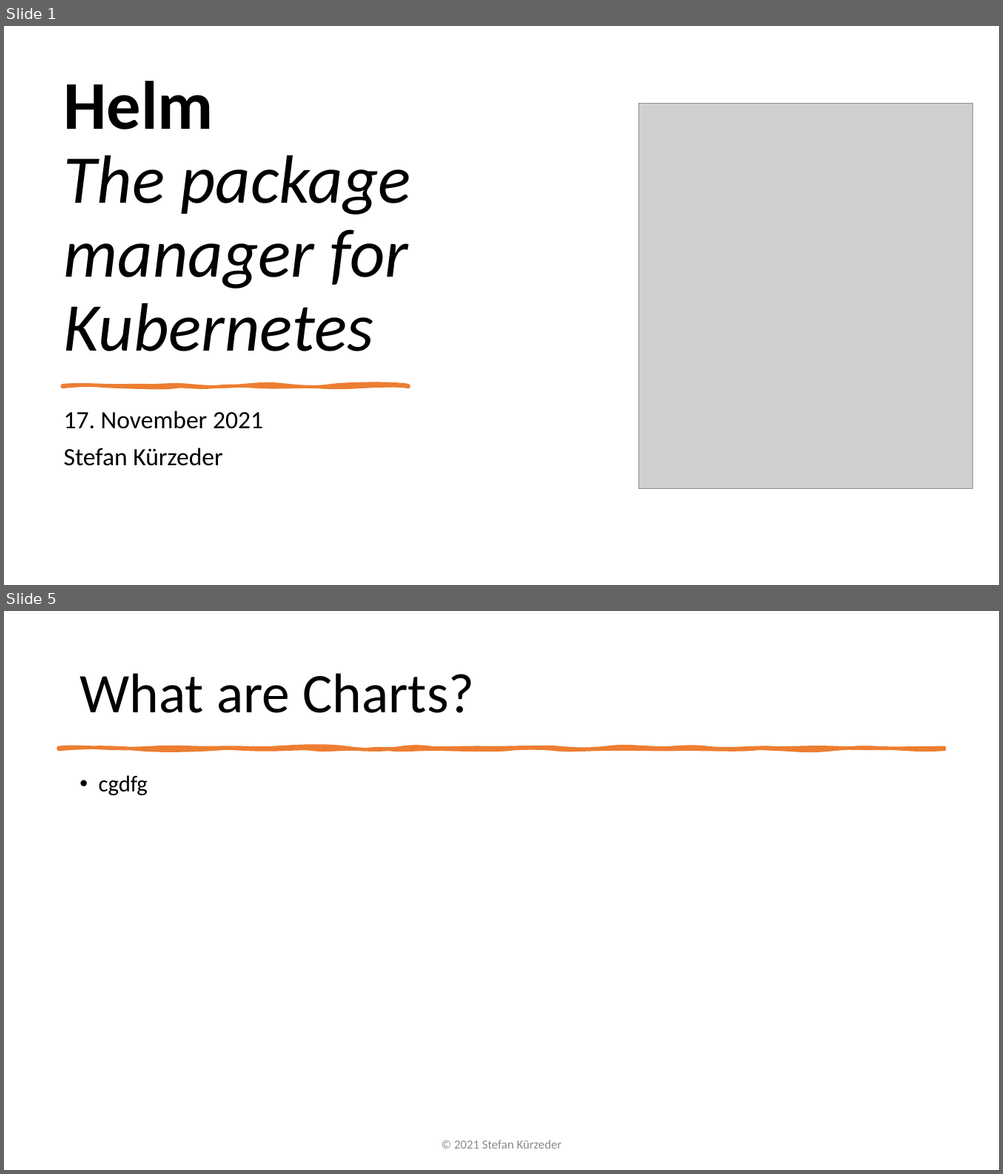
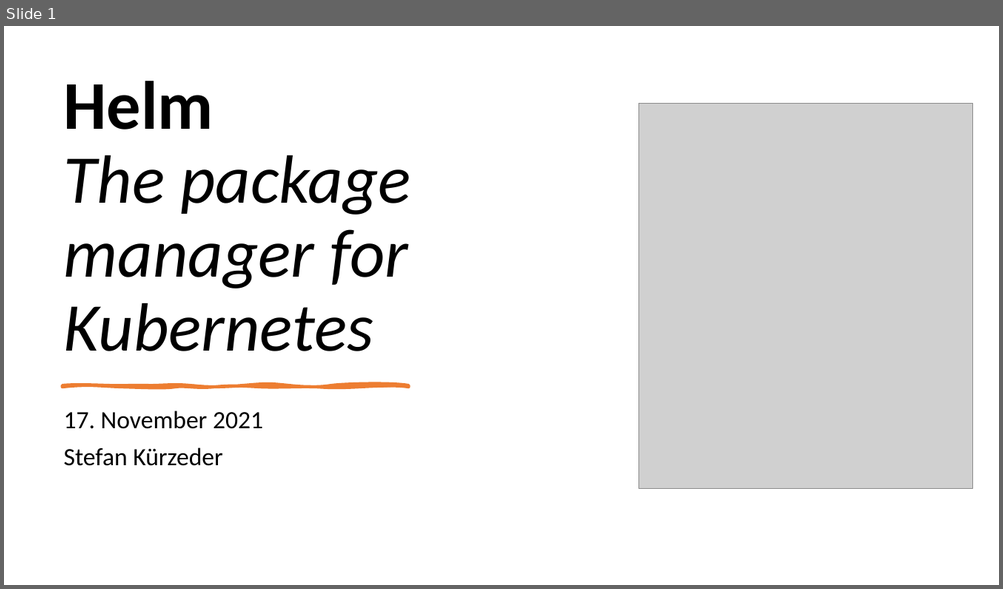
Before and after one commit to StiviiK/helm-handson, a slide deck: docs/Presentation-Helm.pptx. Shown one above the other, each under a label of ours: slides 1 and 5 before the commit, slide 1 after it; the slides between them are not shown. The pictures are 1003x1174 and 1003x589 pixels, drawn with LibreOffice and Linux fonts; fonts in the diff are those of the drawing; grey boxes stand for pictures. Boxes give left, top, right and bottom in pixels: in the first picture for what was removed or moved away, otherwise in the second. Text is boxed around its words. In the diff, an @@ line names an element or a change of style, - is before the commit and + after.

```diff
--- a/docs/Presentation-Helm.pptx
+++ b/docs/Presentation-Helm.pptx
@@ slide 5 removed at [4, 611, 999, 1170], background #FFFFFF @@
@@ title removed at [79, 673, 474, 713] @@
-What are Charts?
@@ freeform shape removed at [59, 748, 944, 749] @@
@@ text removed at [99, 775, 148, 796] @@
-• cgdfg
@@ text removed at [454, 1140, 562, 1149] @@
-© 2021 Stefan Kürzeder
```
Also in this commit, not shown: 4 slides changed, 1 slide added, 6 other files.
